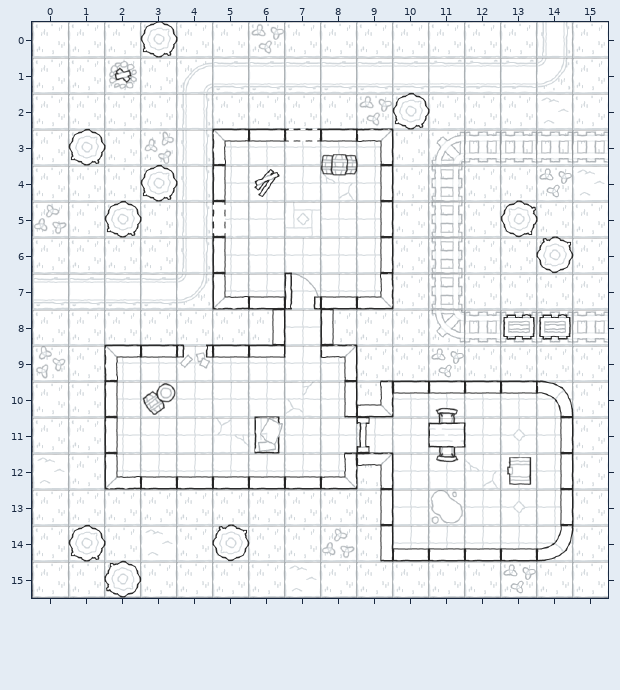
Two states of a Tiled map, assets/map/sampleMap.tmx. Above, as it was before the edit.
Cells are 60x60 px. Shown: x 0..15, y 0..15.
New version:
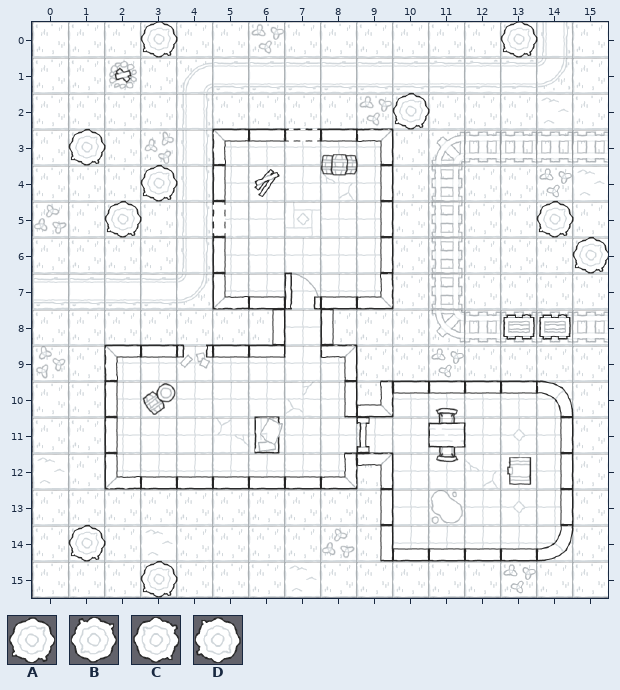
Key: from "tilesheet": A 109, B 109 turned 180, C 109 turned 270, D 109 turned 90.
_ is an empty cell, . an unchanged one.
Difference:
--- layer "Object"
@@ x 13..13 @@
- 0 _
+ 0 A
@@ x 13..15 @@
- 5 C_.
- 6 .B_
+ 5 _A.
+ 6 ._A
@@ x 2..5 @@
-14 ...B
-15 D_..
+14 ..._
+15 _A..
Pixel boxes of the changes (left, top, right, bottom) in both pictures:
added: (500, 22, 538, 58)
changed: (500, 200, 608, 274)
removed: (212, 524, 250, 562)
changed: (104, 560, 178, 598)
